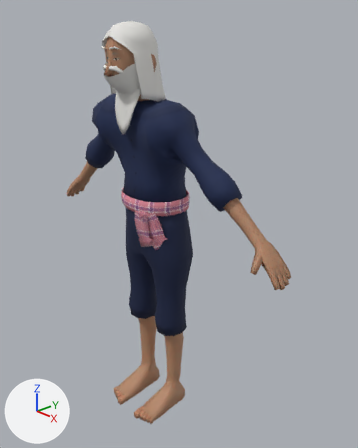
One commit to the Blender file assets/models/human_elder_male/human_elder_male.blend: the scene before it, then after it.
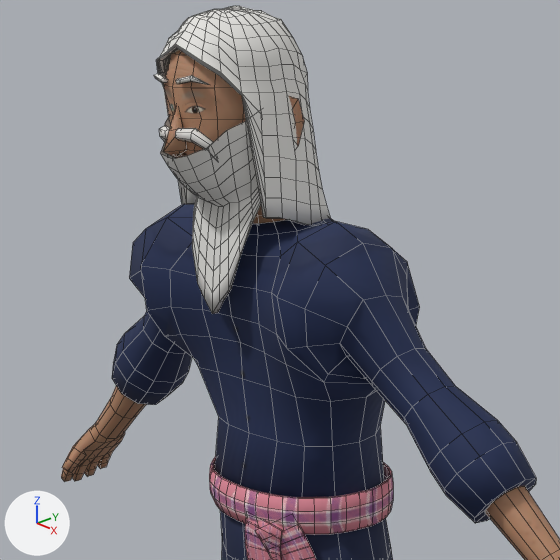
The first picture shows the older version from a 50 mm camera at (1.47, -1.25, 1.663) aimed at (0.073, 0.055, 0.879). The close-ups show the older and then the newer version on the part from 12% to 70% of the width and 4% to 50% of the height of that picture. Only the edits that show in the close-ups are written down. Arrows for +X, +Y and +Z are at lower left; the lights stay in place. The close-ups show mesh edges as thin lines.

Names of what the first close-up shows: 'Body', 'Cloth_mohom', 'Cloth_mohom_sash', 'Cloth_mohom_sash_tails', 'Hair_long_white_beard'.
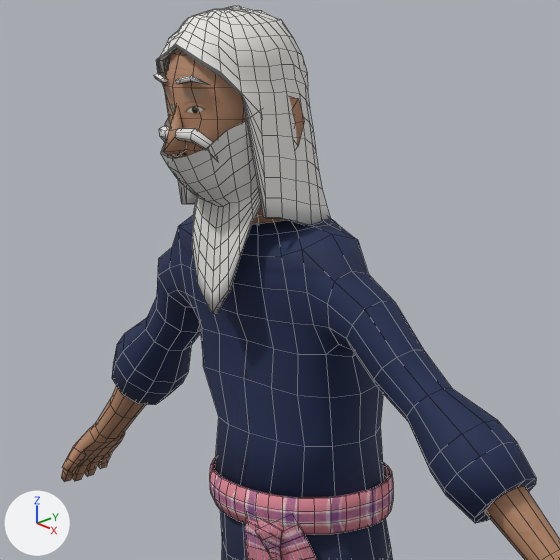
Diff of the bpy script that builds the scene:
```diff
--- a/assets/models/human_elder_male/human_elder_male.blend.py
+++ b/assets/models/human_elder_male/human_elder_male.blend.py
@@ me_cloth_mohom @@
 # used by ob_cloth_mohom; location = (0.0, 0.0, 0.0)
-me_cloth_mohom.from_pydata(...)  # 537 vertices, 496 faces; spans x -0.444..0.444, y -0.17..0.118, z 0.407..1.404
+me_cloth_mohom.from_pydata(...)  # 537 vertices, 496 faces; spans x -0.444..0.444, y -0.129..0.118, z 0.407..1.401
+# me_cloth_mohom part 1: 158 of 537 vertices moved; they spanned x -0.32..0.32, y -0.17..0.104, z 1.148..1.404 and now span x -0.317..0.317, y -0.124..0.098, z 1.152..1.39; mean shift (0.0, 0.001, 0.0); largest move (-0.158, -0.161, 1.252) -> (-0.142, -0.101, 1.272)
+# other edits to the shape of me_cloth_mohom do not show in these pictures
 me_cloth_mohom.materials.append(mat_cloth_elder_male_mohom)
```

Location of each change, (x1, y1, x2, y2) in pixels of the close-ups (560 x 560 px; the box of a moved part takes in the faces that stretch with it):
'Cloth_mohom', reshaped
    before: (112, 204, 536, 560)
    after: (112, 215, 536, 560)
part 1 of me_cloth_mohom, moved or reshaped
    before: (124, 204, 497, 470)
    after: (124, 215, 497, 470)
